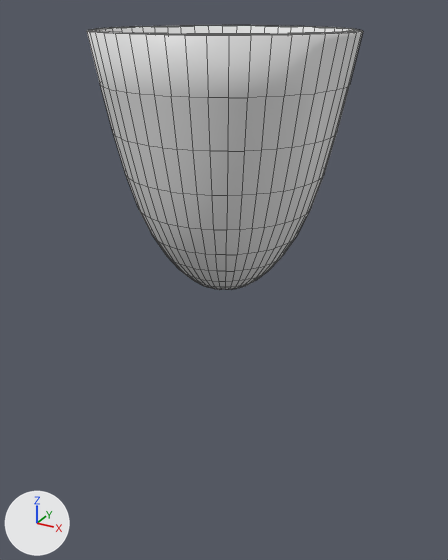
Two versions of the Blender file Aimee's wine glass.blend, one commit apart.
One viewpoint serves both versions: a camera (50 mm lens) standing at (2.38, -4.34, 1.14) and looking at (-0.01, 0.0, -1.03). The axes (+X, +Y, +Z) are drawn at lower left. The lights are the same throughout. Mesh edges are drawn as thin lines.
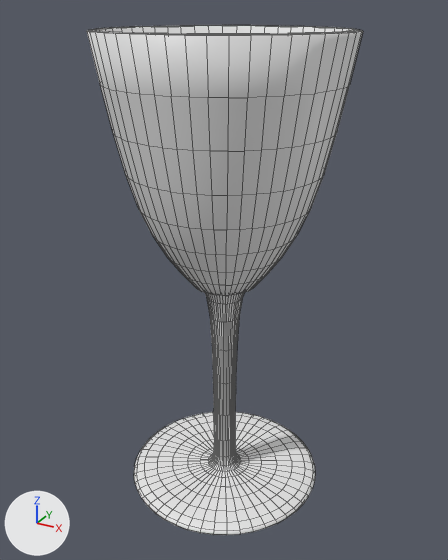
Commit message: added stem and base

Boxes (x1, y1, x2, y2) around the edits, measured in the pictures (448 x 560 px):
'Cylinder', reshaped, modifiers changed (92% taller): before (87, 25, 363, 290); after (87, 25, 363, 535)

What changed in the scene script:
```text
Change me_cylinder:
    used by ob_cylinder; location = (0.0, 0.0, 0.0)
    remove me_cylinder.from_pydata(...)  # 37 vertices, 36 faces; spans x -1.0..1.0, y -1.0..1.0, z -1.0..1.0
    add me_cylinder.from_pydata(...)  # 135 vertices, 156 faces; spans x -1.05..1.05, y -1.05..1.05, z -3.1..1.0
    me_cylinder part 1
    36 faces are deleted
    74 vertices are added at x -1.05..1.05, y -1.05..1.05, z -3.1..0.99
    12 new vertices lie (0.0, 0.0, 1.95) away from vertices in x -0.11..0.11, y -0.11..0.11, z -2.99
    12 new vertices lie (0.0, 0.0, 0.11) away from vertices in x -0.97..0.97, y -0.97..0.97, z -3.1
    156 new faces join them
Change ob_cylinder:
    remove _m = ob_cylinder.modifiers.new('Solidify', 'SOLIDIFY')
    remove _m.thickness = -0.05
    remove _m.edge_crease_inner = 1.0
    remove _m.edge_crease_outer = 1.0
    remove _m.nonmanifold_thickness_mode = 'FIXED'
    remove _m.nonmanifold_merge_threshold = 0.0003
```
